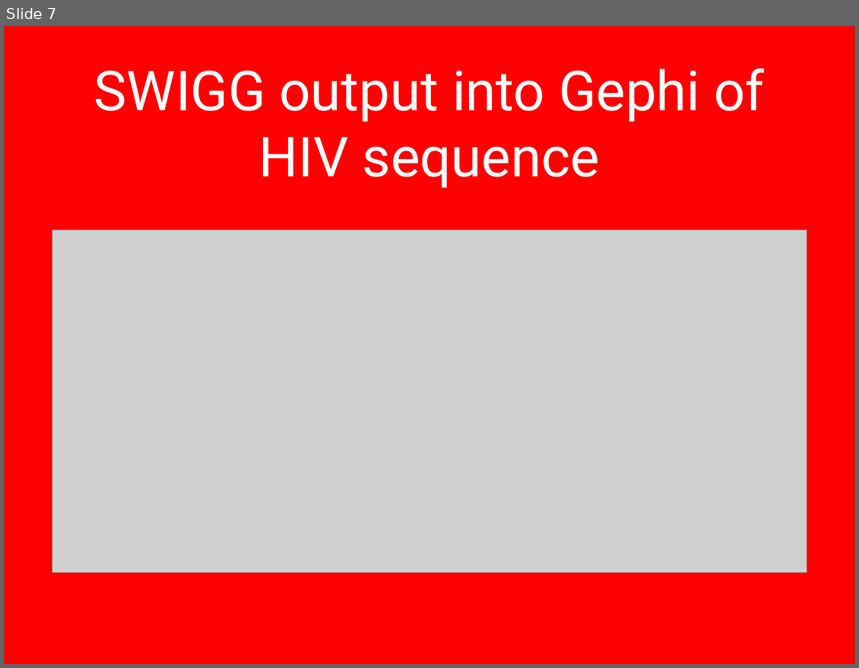
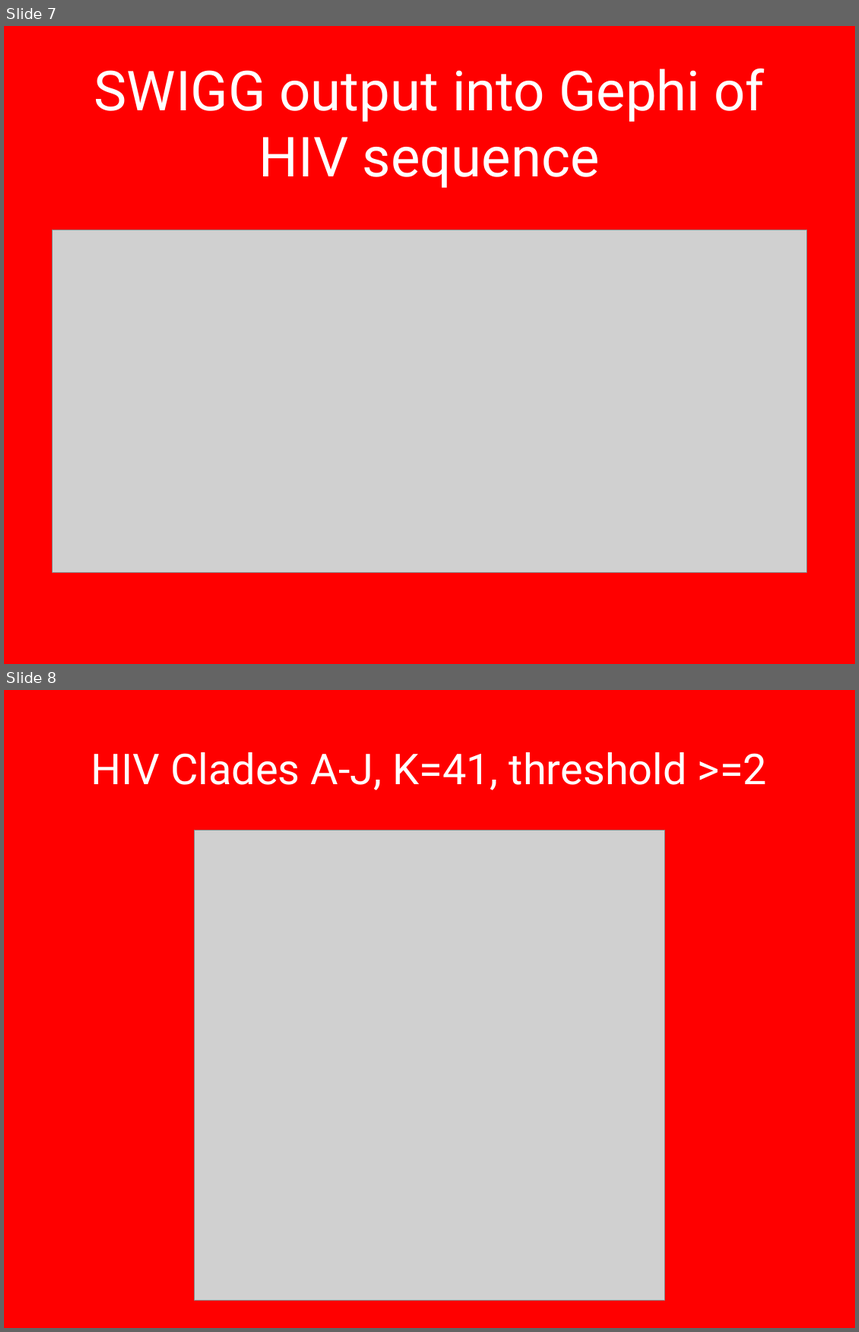
Before and after one commit to NCBI-Codeathons/Virus_Graphs, a slide deck: VirusGraphs5Nov.pptx. Shown one above the other, each under a label of ours: slide 7 before the commit, slides 7 and 8 after it. The pictures are 859x668 and 859x1332 pixels, drawn with LibreOffice and Linux fonts; fonts in the diff are those of the drawing; grey boxes stand for pictures; background and template pictures are left out. Boxes give left, top, right and bottom in pixels: in the first picture for what was removed or moved away, otherwise in the second. Text is boxed around its words. In the diff, an @@ line names an element or a change of style, - is before the commit and + after.

Commit message:
update slides

```diff
--- a/VirusGraphs5Nov.pptx
+++ b/VirusGraphs5Nov.pptx
@@ slide 8 added at bbox=[4, 690, 855, 1328], background picture (left out) @@
@@ title added at bbox=[91, 752, 767, 790], 51.2 pt, text #FFFFFF @@
+HIV Clades A-J, K=41, threshold >=2
@@ picture added at bbox=[194, 830, 665, 1300] @@
```
